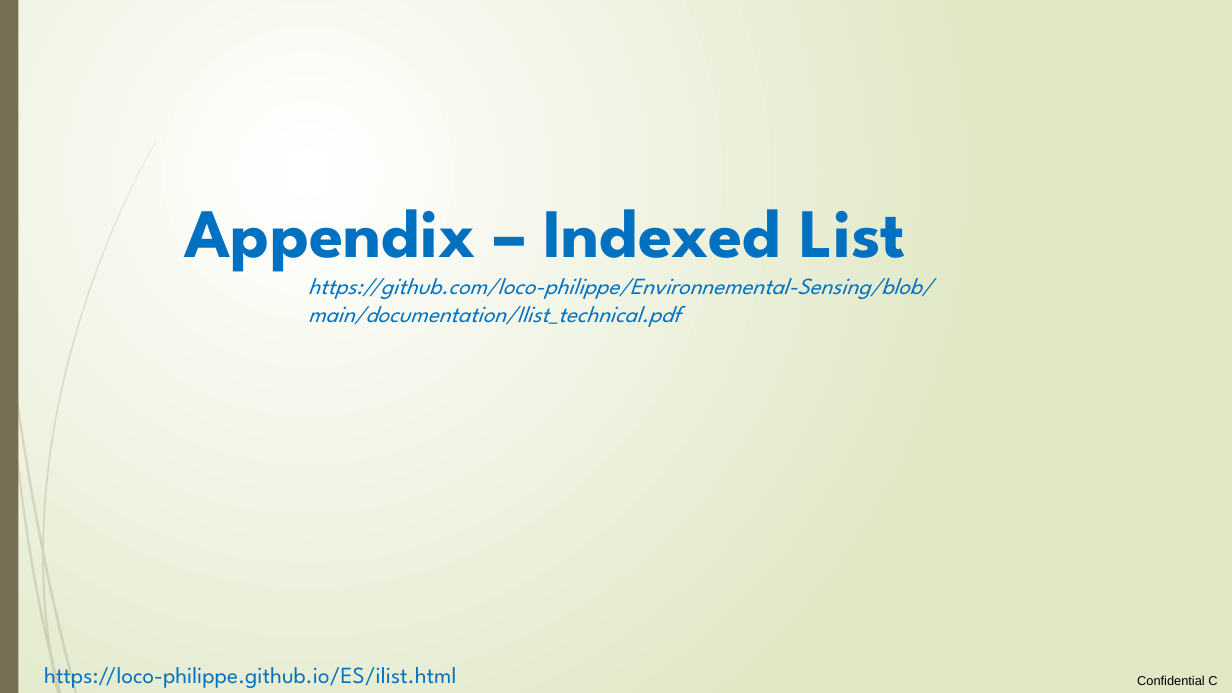
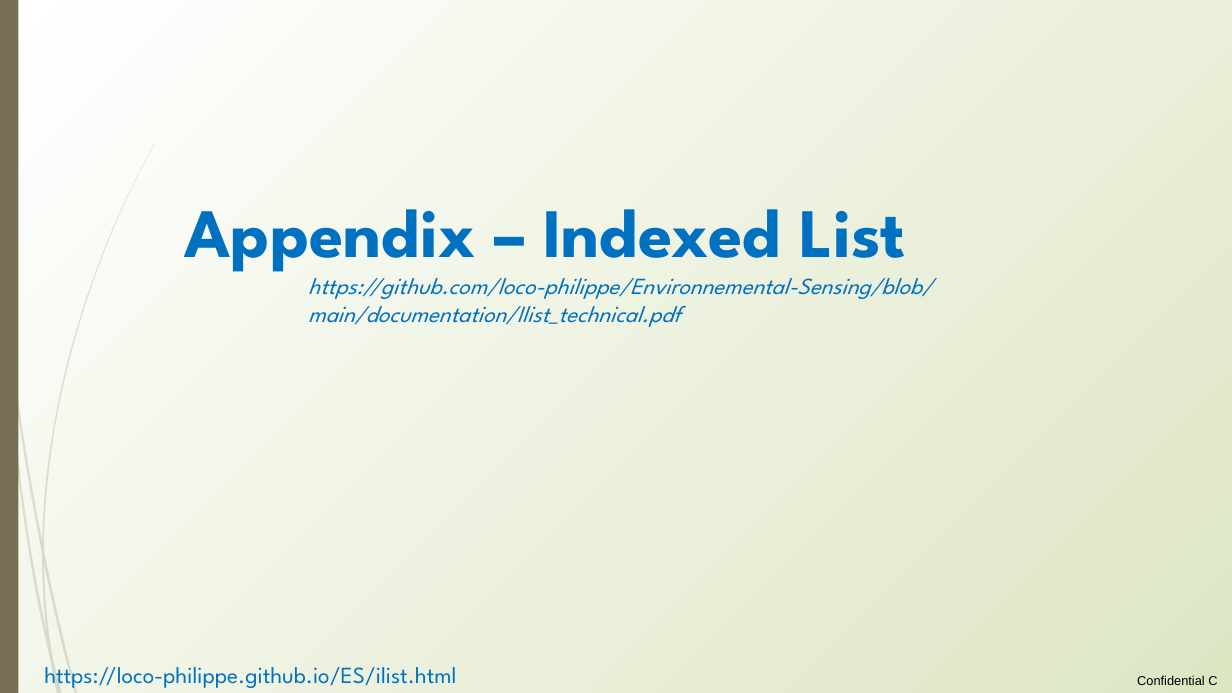
Before and after one commit to loco-philippe/Environmental-Sensing, a slide deck: slide 6 of documentation/relationship_property.pptx (slide 5 before the commit). Drawn at 1232x693 pixels with LibreOffice and Linux fonts; fonts in the diff are those of the drawing. Boxes give left, top, right and bottom in pixels: in the first picture for what was removed or moved away, otherwise in the second. Text is boxed around its words. In the diff, an @@ line names an element or a change of style, - is before the commit and + after.

```diff
--- a/documentation/relationship_property.pptx
+++ b/documentation/relationship_property.pptx
@@ background gradient #FFFFFF to #DFE8C4 to gradient #FFFFFF to #DDE6C3 @@
```
Also in this commit, not shown: 4 other slides changed, 1 slide added, 13 other files.
